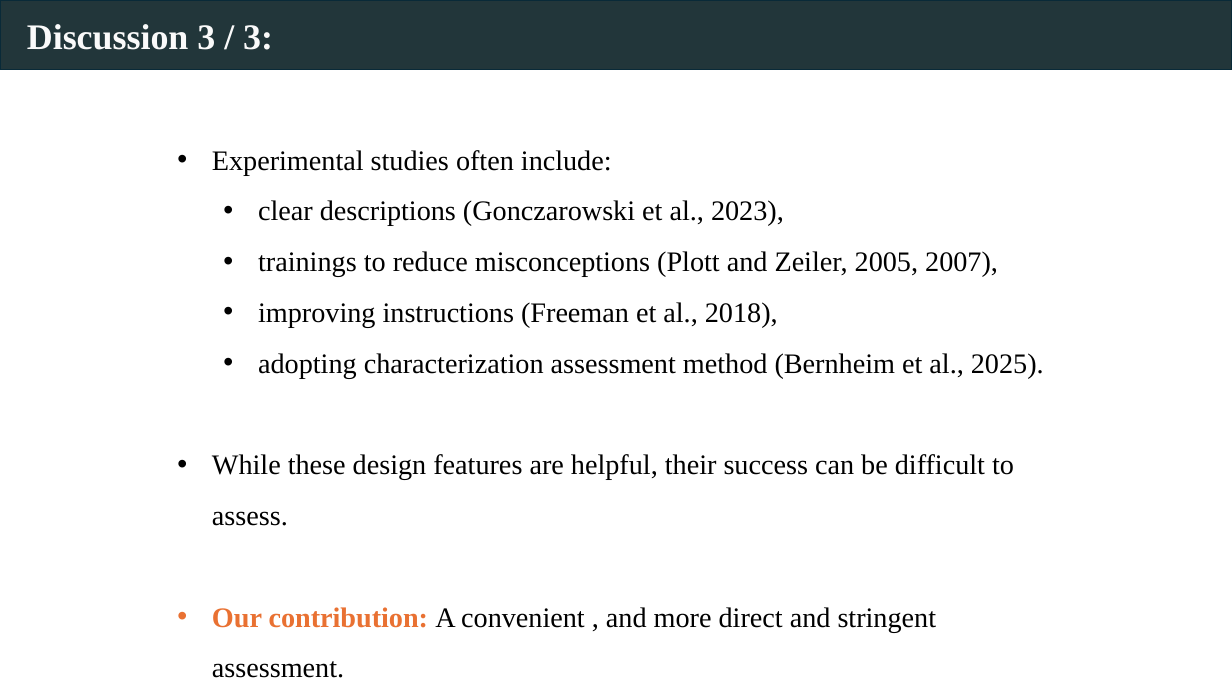
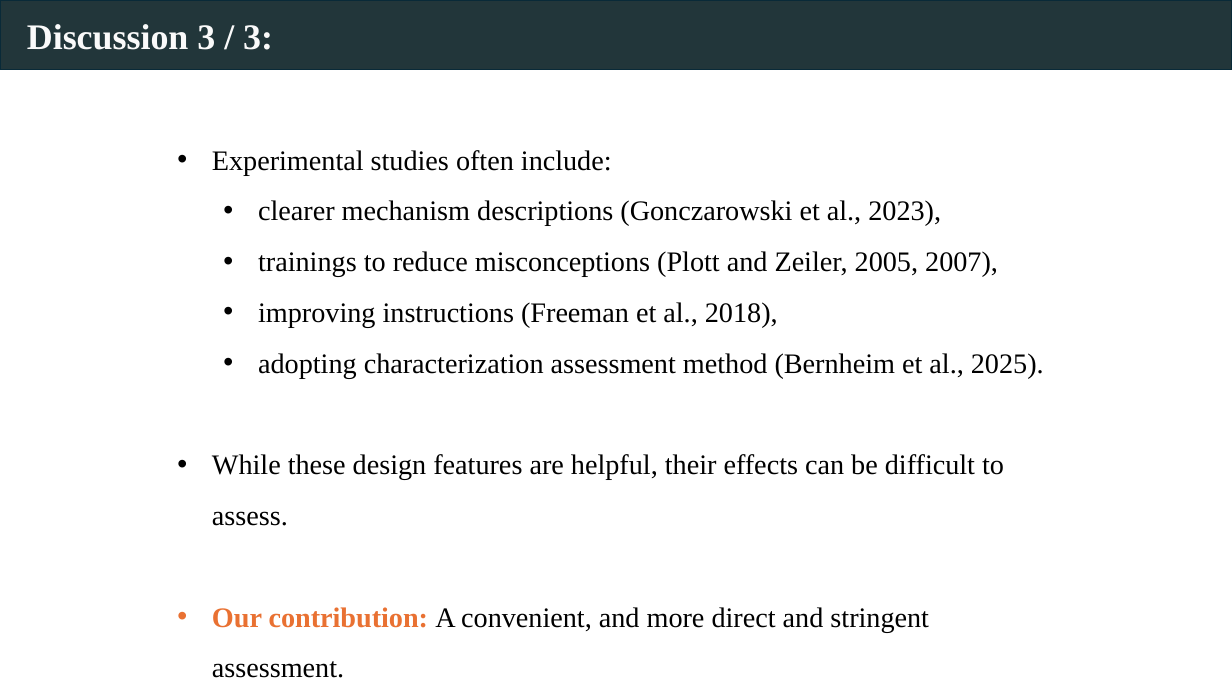
Before and after one commit to Jilong-Wu-Econ/Jilong-Wu-Econ.github.io, a slide deck: slide 32 of bric.pptx (slide 31 before the commit). Drawn at 1232x693 pixels with LibreOffice and Linux fonts; fonts in the diff are those of the drawing. Boxes give left, top, right and bottom in pixels: in the first picture for what was removed or moved away, otherwise in the second. Text is boxed around its words. In the diff, an @@ line names an element or a change of style, - is before the commit and + after.

```diff
--- a/bric.pptx
+++ b/bric.pptx
@@ text at [258,200,941,226]: text changed @@
-  • clear descriptions (Gonczarowski et al., 2023),
+  • clearer mechanism descriptions (Gonczarowski et al., 2023),
@@ text at [212,454,1004,678]: text changed @@
-• While these design features are helpful, their success can be difficult to assess.
-• Our contribution: A convenient , and more direct and stringent assessment.
+• While these design features are helpful, their effects can be difficult to assess.
+• Our contribution: A convenient, and more direct and stringent assessment.
```
Also in this commit, not shown: 15 other slides changed, 2 slides added.
